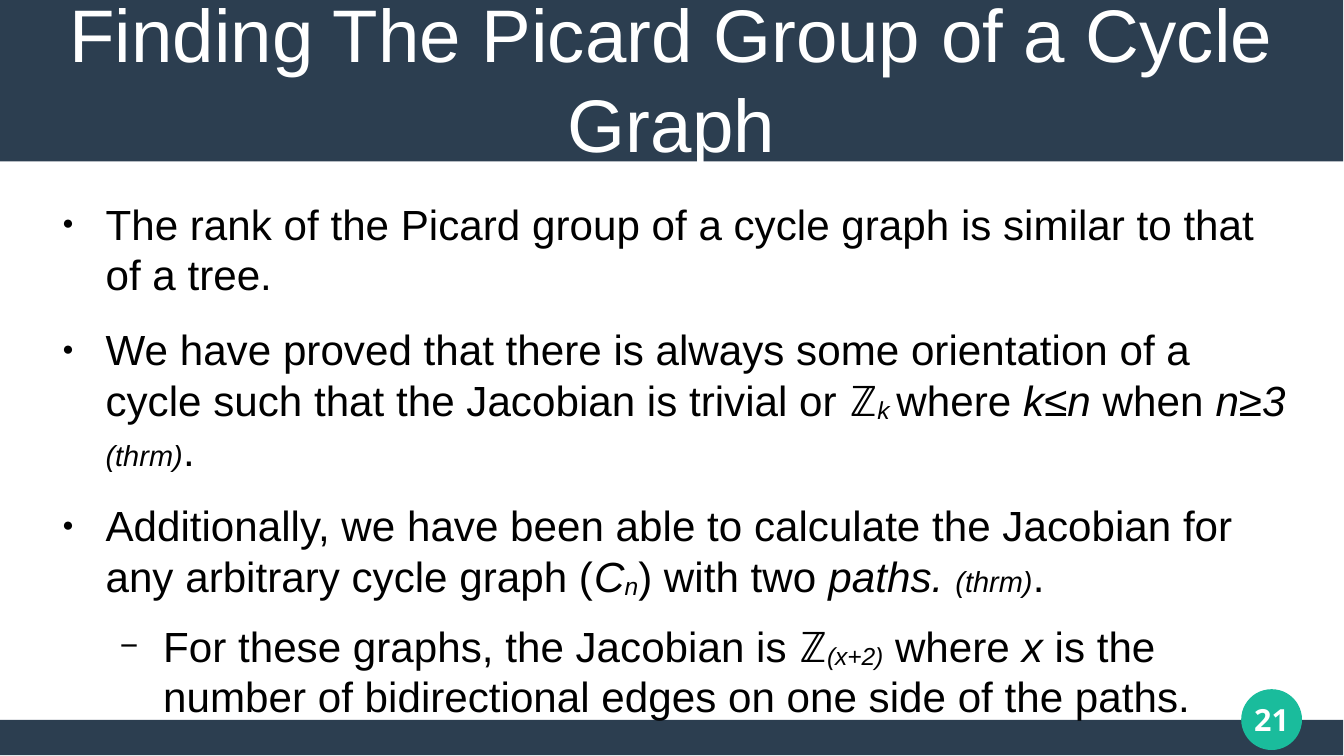
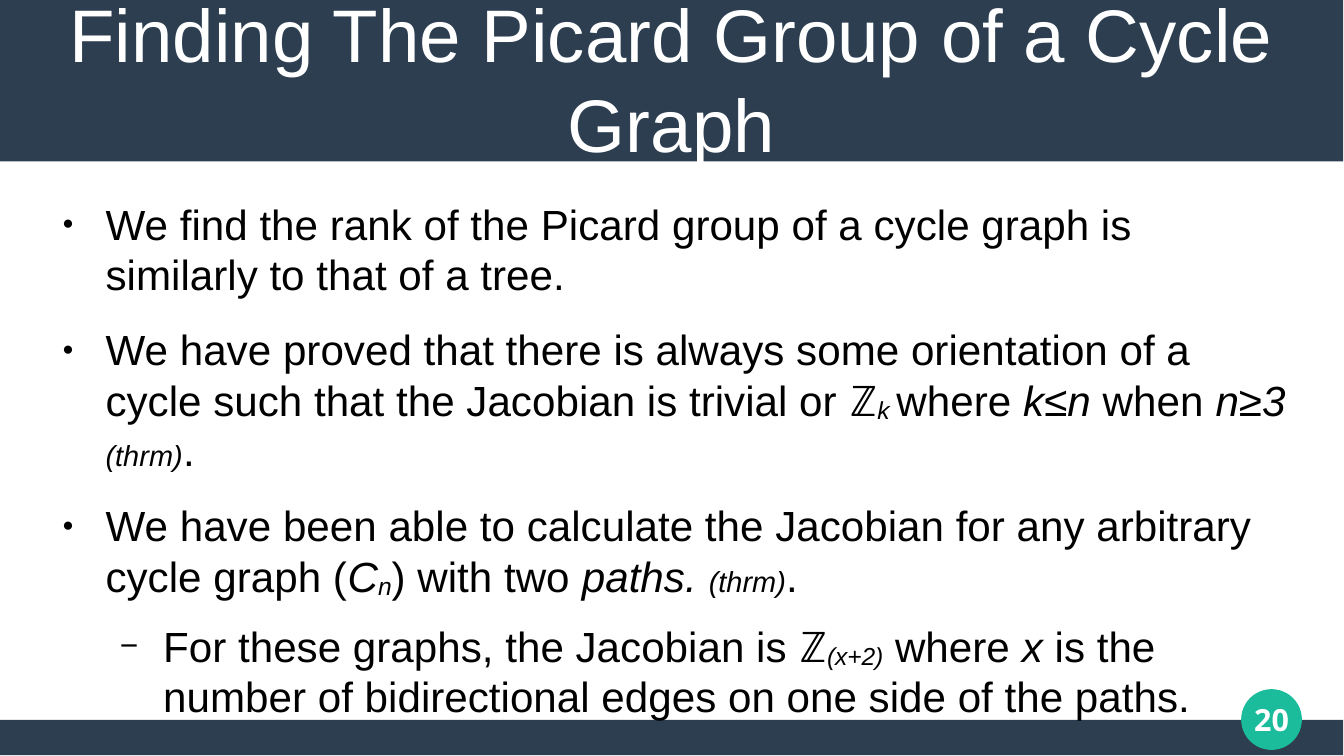
Before and after one commit to matthew-pisano/ChipFiring, a slide deck: slide 20 of Docs/JMMPresentationStripped.pptx (slide 21 before the commit). Drawn at 1344x756 pixels with LibreOffice and Linux fonts; fonts in the diff are those of the drawing. Boxes give left, top, right and bottom in pixels: in the first picture for what was removed or moved away, otherwise in the second. Text is boxed around its words. In the diff, an @@ line names an element or a change of style, - is before the commit and + after.

```diff
--- a/Docs/JMMPresentationStripped.pptx
+++ b/Docs/JMMPresentationStripped.pptx
@@ text at (106, 209, 1131, 299): text changed @@
-● The rank of the Picard group of a cycle graph is similar to that of a tree.
+● We find the rank of the Picard group of a cycle graph is similarly to that of a tree.
@@ text at (106, 510, 1251, 600): text changed @@
-● Additionally, we have been able to calculate the Jacobian for any arbitrary cycle graph (Cn) with two paths. (thrm).
+● We have been able to calculate the Jacobian for any arbitrary cycle graph (Cn) with two paths. (thrm).
@@ page number at (1254, 709, 1289, 732): text changed @@
-21
+20
```
Also in this commit, not shown: 11 other slides changed, 1 slide removed, 18 other files.
